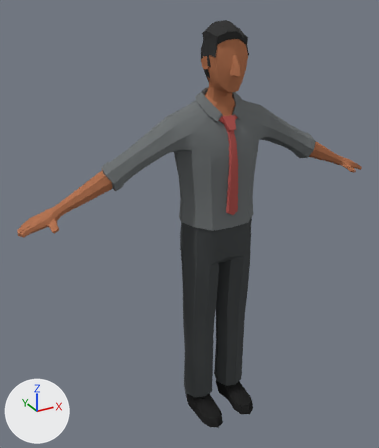
One commit to the Blender file Documentacao/Personagens/Marcelo/marcelo.blend: the scene before it, then after it.
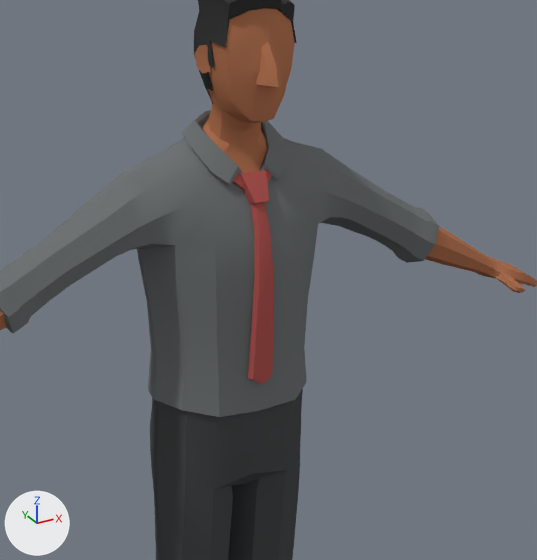
Each version appears first whole from a camera (50 mm lens) standing at (-1.112, -1.72, 1.863) and looking at (-0.103, 0.115, 0.946), and next in a close-up on the part from 29% to 95% of the width and 8% to 66% of the height. Arrows for +X, +Y and +Z are at lower left; the lights stay in place.

Objects in the first close-up: 'Marcelo'.
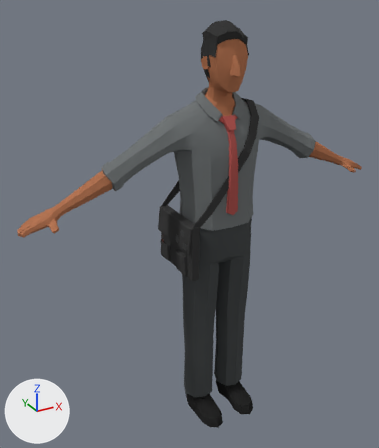
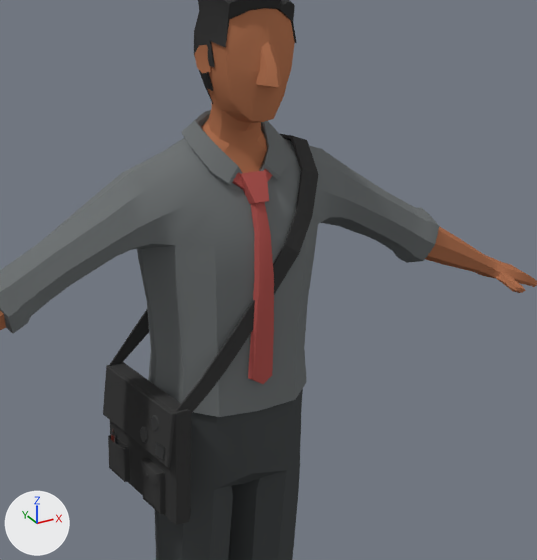
Pixel boxes [x1, y1, x2, y2] of what changed, in the close-ups (537 x 560 px):
'Bolsa', shown (black)
    after: [103, 134, 318, 525]

The change, as a list of edits to the scene's bpy script:
```text
Change ob_bolsa:
    remove ob_bolsa.hide_set(True)
```
